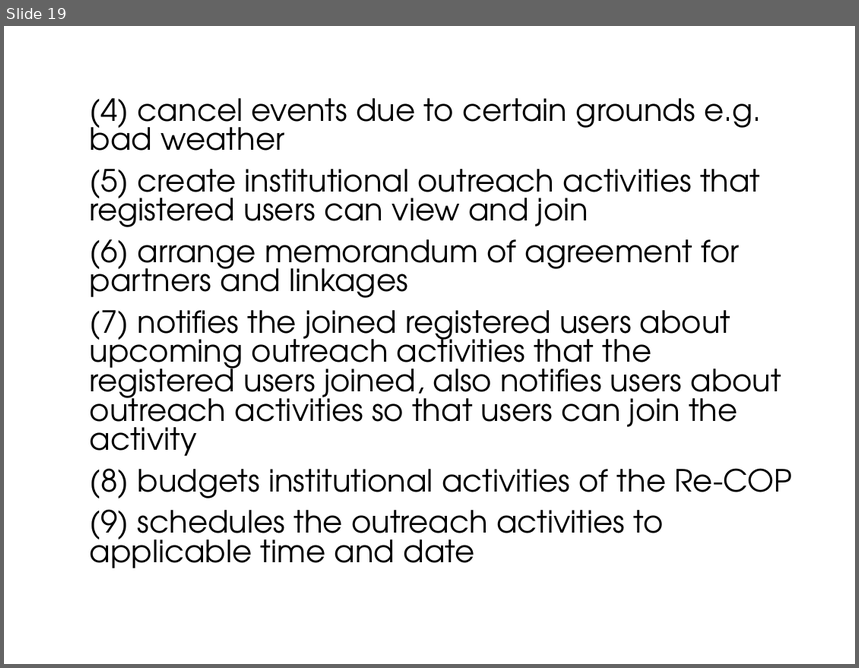
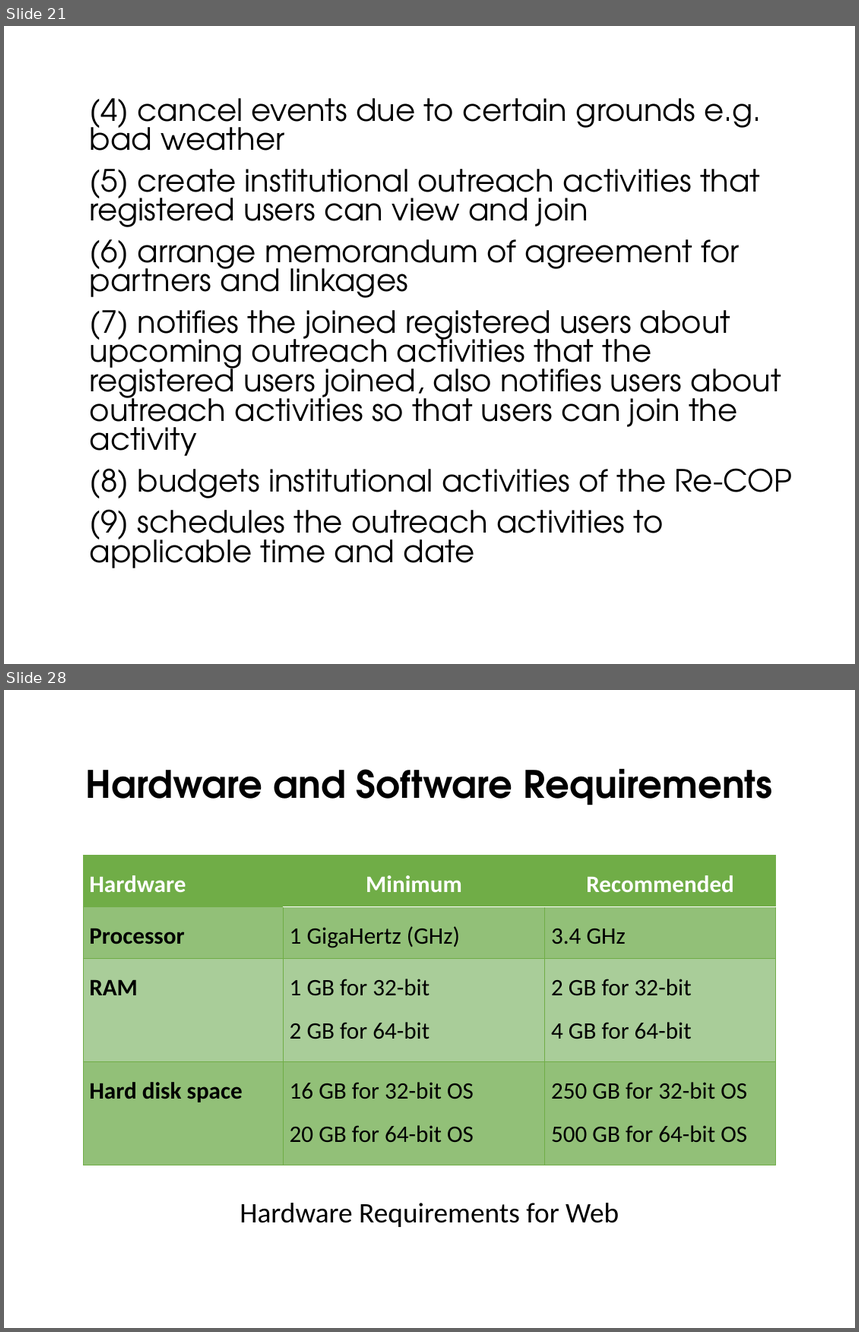
Before and after one commit to sergeangelo21/ReCOP-ComEx, a slide deck: Documentation/PowerPoint.pptx. Shown one above the other, each under a label of ours: slide 19 before the commit, slides 21 and 28 after it; the slides between them are not shown. The pictures are 859x668 and 859x1332 pixels, drawn with LibreOffice and Linux fonts; fonts in the diff are those of the drawing; background and template pictures are left out. Boxes give left, top, right and bottom in pixels: in the first picture for what was removed or moved away, otherwise in the second. Text is boxed around its words. In the diff, an @@ line names an element or a change of style, - is before the commit and + after.

```diff
--- a/Documentation/PowerPoint.pptx
+++ b/Documentation/PowerPoint.pptx
@@ slide 28 added at (x1=4, y1=690, x2=855, y2=1328), background picture (left out) @@
@@ title added at (x1=85, y1=768, x2=772, y2=806), 32 pt, text #000000, bold @@
+Hardware and Software Requirements
@@ table added at (x1=83, y1=855, x2=776, y2=1165), 4 rows, 3 columns @@
+Hardware | Minimum | Recommended
+Processor | 1 GigaHertz (GHz) | 3.4 GHz
+RAM | 1 GB for 32-bit / 2 GB for 64-bit | 2 GB for 32-bit / 4 GB for 64-bit
+Hard disk space | 16 GB for 32-bit OS / 20 GB for 64-bit OS | 250 GB for 32-bit OS / 500 GB for 64-bit OS
@@ text added at (x1=240, y1=1203, x2=619, y2=1227), 24 pt, text #000000 @@
+Hardware Requirements for Web
@@ what was slide 19 is now slide 21 @@
```
Also in this commit, not shown: 16 slides changed, 4 other slides added.
